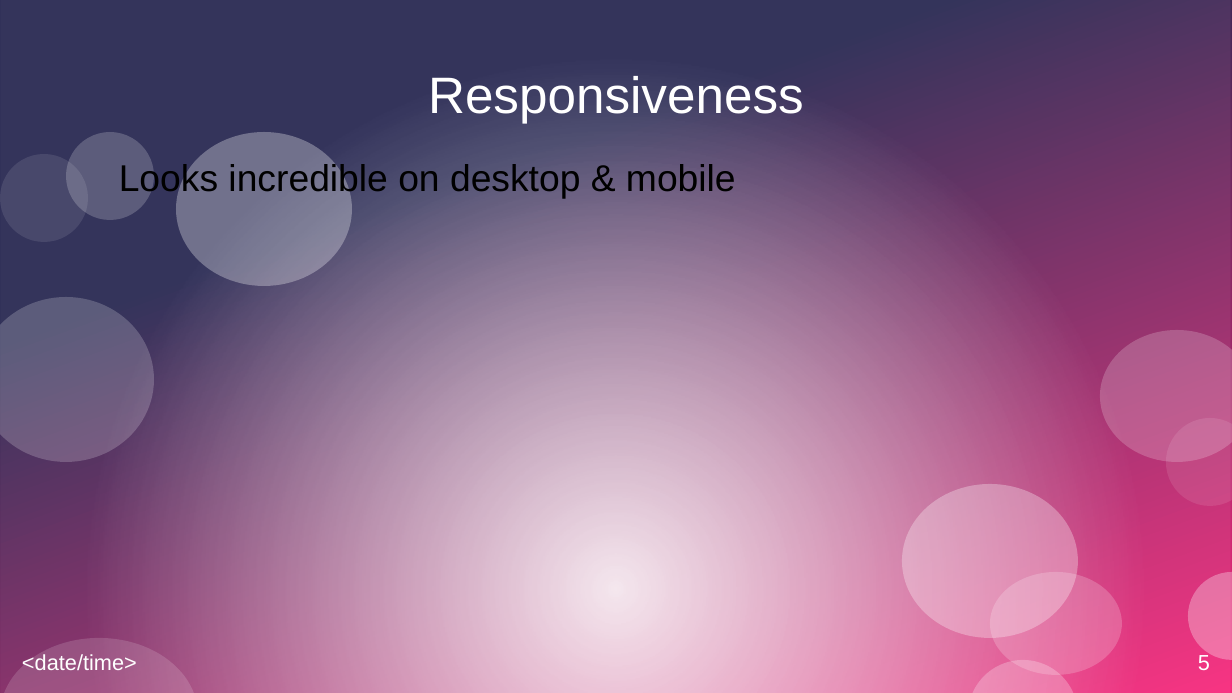
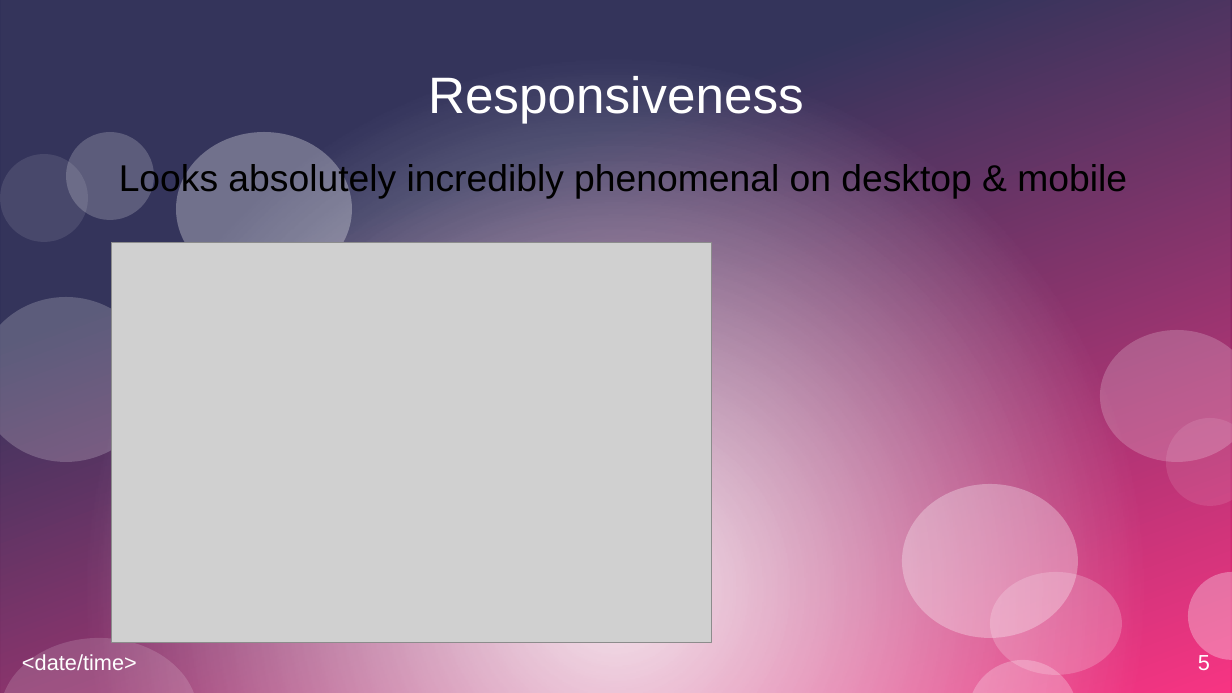
Before and after one commit to sr66139p/CIT-231-Term-Project, a slide deck: slide 5 of term-project-presentation.pptx. Drawn at 1232x693 pixels with LibreOffice and Linux fonts; fonts in the diff are those of the drawing; grey boxes stand for pictures. Boxes give left, top, right and bottom in pixels: in the first picture for what was removed or moved away, otherwise in the second. Text is boxed around its words. In the diff, an @@ line names an element or a change of style, - is before the commit and + after.

Commit message:
more work on presentation

```diff
--- a/term-project-presentation.pptx
+++ b/term-project-presentation.pptx
@@ text at (119,162,1127,199): text changed @@
-Looks incredible on desktop & mobile
+Looks absolutely incredibly phenomenal on desktop & mobile
@@ picture added at (112,243,712,643) @@
```
Also in this commit, not shown: 1 other slide changed, 1 slide added, 1 slide removed.
